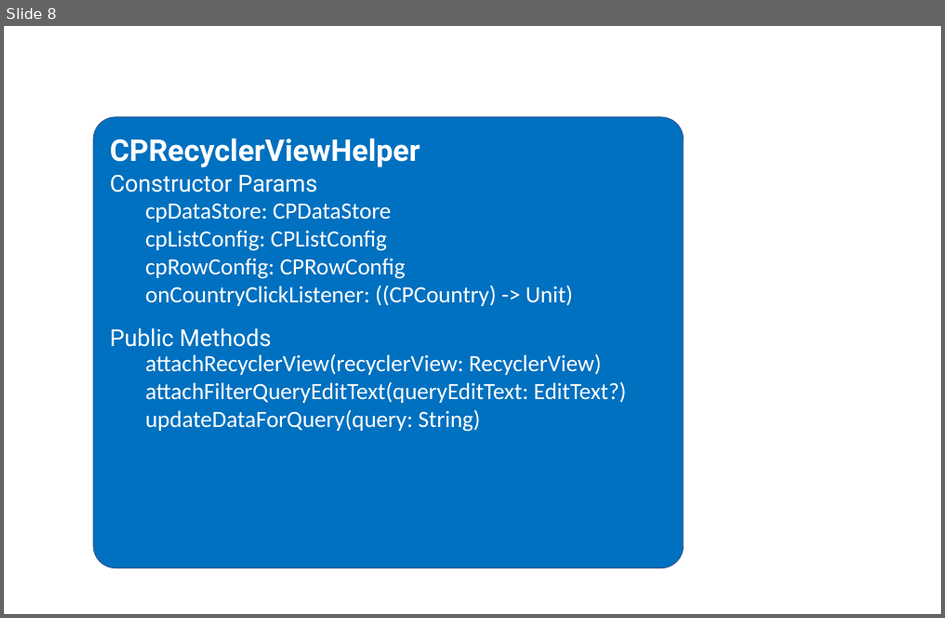
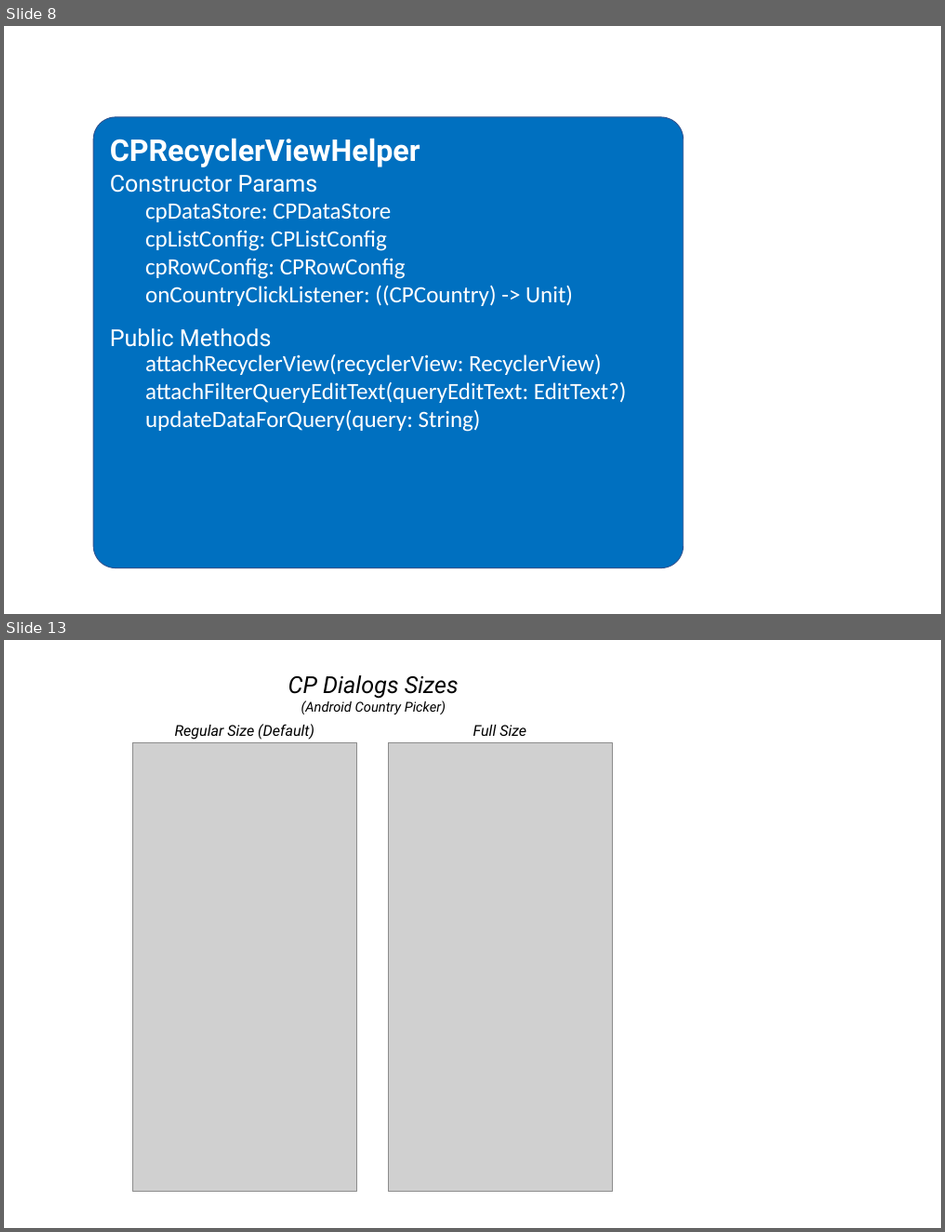
Before and after one commit to hbb20/AndroidCountryPicker, a slide deck: screenshots/illustrations.pptx. Shown one above the other, each under a label of ours: slide 8 before the commit, slides 8 and 13 after it; the slides between them are not shown. The pictures are 945x618 and 945x1232 pixels, drawn with LibreOffice and Linux fonts; fonts in the diff are those of the drawing; grey boxes stand for pictures. Boxes give left, top, right and bottom in pixels: in the first picture for what was removed or moved away, otherwise in the second. Text is boxed around its words. In the diff, an @@ line names an element or a change of style, - is before the commit and + after.

```diff
--- a/screenshots/illustrations.pptx
+++ b/screenshots/illustrations.pptx
@@ slide 13 added at box(4, 640, 941, 1228), background #FFFFFF @@
@@ text added at box(289, 675, 459, 714), 16.4 pt, text #000000, italic @@
+CP Dialogs Sizes
+(Android Country Picker)
@@ picture added at box(133, 742, 357, 1191) @@
@@ text added at box(175, 724, 315, 740), 18 pt, text #000000, italic @@
+Regular Size (Default)
@@ picture added at box(388, 742, 613, 1191) @@
@@ text added at box(474, 725, 527, 736), 18 pt, text #000000, italic @@
+Full Size
```
Also in this commit, not shown: 4 other slides added, 4 other files.
